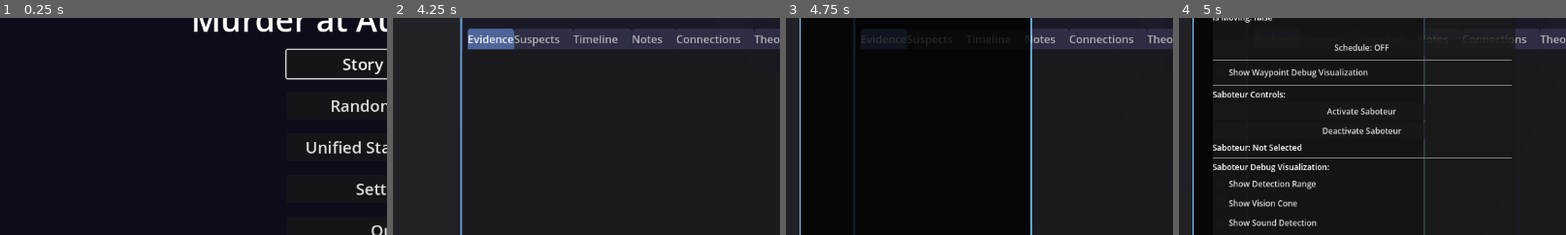
Above: before the commit, frames 1-4 (left to right).
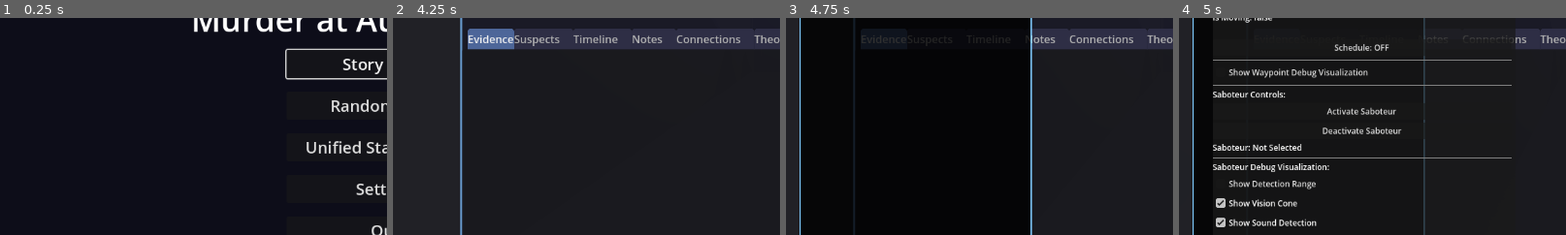
Above: after the commit, the same moments.

Repository: clockworx/SpaceMurderPolice
Game: Godot game, scene res://scenes/ui/main_menu.tscn
The game is run twice, just before and just after one commit, with the same random seed, the same clock (stepped at 60 frames per second) and the same inputs.
Inputs (mouse positions are % of the whole screen's width and height, from its top left):
- Up to frame 1 (0.25 s): no input
- Up to frame 2 (4.25 s): click "Story Mode" at 0.5 s; tap Enter at 1.25 s; move the mouse to (55, 50) at 1.27 s; hold Ctrl (crouch) 1.28-2.03 s; hold W (move_forward) from 1.28 s (still down); click (55, 50) at 1.42 s; tap Space (ui_select) at 1.52, 2.27, 3.77 s; move the mouse to (45, 50) at 2.02 s; tap E (interact) at 2.1 s; move the mouse to (52, 48) at 2.77 s; hold Shift (run) 2.78-3.53 s; move the mouse to (49, 52) at 3.52 s; tap C (toggle_case_file) at 3.6 s; click (49, 52) at 3.67 s
- Up to frame 3 (4.75 s): move the mouse to (80, 65) at 4.27 s; release W (move_forward) at 4.28 s; hold A (move_left) from 4.28 s (still down); hold Tab (toggle_evidence) from 4.28 s (still down); tap Space (ui_select) at 4.52 s
- Up to frame 4 (5 s): keep holding A (move_left); keep holding Tab (toggle_evidence); tap F1 (toggle_schedule_debug) at 4.9 s
The pictures show only the part of the screen within x 0-50%, y 20-70%; the shares and areas given below are measured in that part.

Frames 1-3 are identical in both runs. In frame 4, 0.3% of the frame differs, in the area x 9-36%, y 83-97%.

Commit message:
Improve debug UI for saboteur visualization controls
- Enable vision cone and sound detection checkboxes by default
- Fix vision cone toggle to use proper method call
- Ensure debug visualizations start in correct state

🤖 Generated with [Claude Code](https://claude.ai/code)

Co-Authored-By: Claude <noreply@anthropic.com>

Diff:
--- a/scripts/ui/schedule_debug_ui.gd
+++ b/scripts/ui/schedule_debug_ui.gd
@@ -240,12 +240,14 @@
         var vision_checkbox = CheckBox.new()
         vision_checkbox.name = "VisionCheckbox"
         vision_checkbox.text = "Show Vision Cone"
+        vision_checkbox.set_pressed(true)  # Start with vision cone ON
         vision_checkbox.toggled.connect(_on_vision_toggled)
         vbox_for_button.add_child(vision_checkbox)
 
         var sound_checkbox = CheckBox.new()
         sound_checkbox.name = "SoundCheckbox"
         sound_checkbox.text = "Show Sound Detection"
+        sound_checkbox.set_pressed(true)  # Start with sound detection ON
         sound_checkbox.toggled.connect(_on_sound_toggled)
         vbox_for_button.add_child(sound_checkbox)
 
@@ -659,10 +661,8 @@
             sound_cb = get_node_or_null("VBoxContainer/SoundCheckbox")
 
         # Update vision cone visibility
-        if vision_cb and "show_vision_cone" in saboteur_override:
-            saboteur_override.show_vision_cone = vision_cb.button_pressed
-            if saboteur_override.vision_cone_container:
-                saboteur_override.vision_cone_container.visible = vision_cb.button_pressed
+        if vision_cb and saboteur_override.has_method("set_vision_cone_visibility"):
+            saboteur_override.set_vision_cone_visibility(vision_cb.button_pressed)
 
         # Update sound detection visibility
         if sound_cb and saboteur_override.has_method("set_debug_visualization"):
